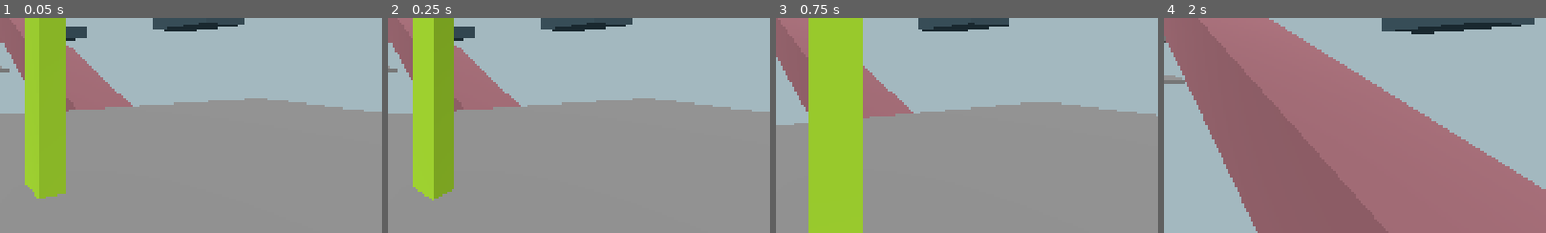
Above: before the commit, frames 1-4 (left to right).
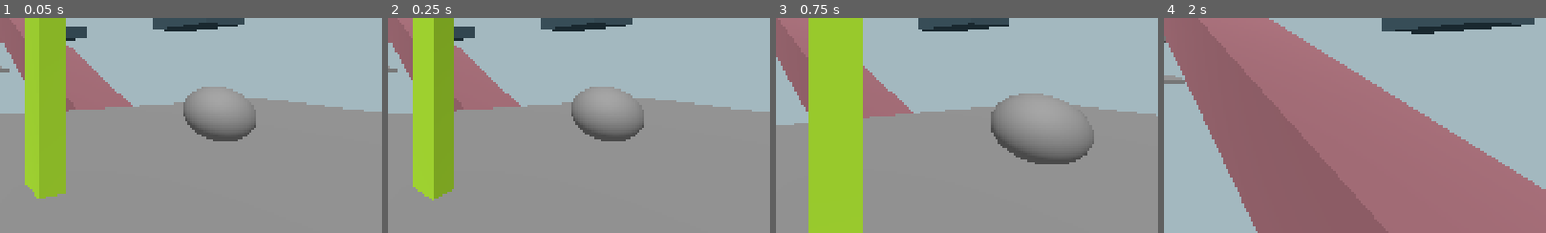
Above: after the commit, the same moments.

Repository: danitheturtle/godly-pets-delivery-service
Game: Godot game, scene res://main.tscn
Two runs of this game, one before a commit and one after it. Both use one fixed random seed, a clock stepped at 60 frames per second and the inputs below.
Inputs (mouse positions are % of the whole screen's width and height, from its top left):
- Up to frame 1 (0.05 s): no input
- Up to frame 2 (0.25 s): no input
- Up to frame 3 (0.75 s): tap Enter at 0.5 s; move the mouse to (55, 50) at 0.52 s; hold W (forward) from 0.53 s (still down); tap F (interact, bound only before the commit) at 0.6 s
- Up to frame 4 (2 s): keep holding W (forward); tap Space (jump) at 0.77, 1.52 s; move the mouse to (45, 50) at 1.27 s; click (45, 50) at 1.35 s; tap F (interact, bound only before the commit) at 1.55 s
The pictures show only the part of the screen within x 50-100%, y 40-90%; the shares and areas given below are measured in that part.

The runs differ from the first frame. In frame 1, 2.1% of the frame differs, in the area x 48-67%, y 32-58%; in frame 2, 2.1%; in frame 3, 2.8%, in the area x 56-84%, y 35-68%; in frame 4, nothing differs.

Commit message:
started working on pet script

Diff:
--- a/godot/game_objects/checkpoint/checkpoint.gd
+++ b/godot/game_objects/checkpoint/checkpoint.gd
@@ -10,7 +10,7 @@
 var canActivate = false
 
 func _ready() -> void:
-    SignalBus.player_interacted.connect(on_player_interacted)
+    #SignalBus.player_interacted.connect(on_player_interacted)
     body_entered.connect(on_entered_activation_area)
     body_exited.connect(on_exited_activation_area)
     if isFirstInScene:
@@ -31,9 +31,9 @@
         resetable.reset(false)
     State.player.global_transform.origin = global_transform.origin
 
-func on_player_interacted() -> void:
-    if (canActivate && State.lastCheckpoint != self):
-        activate_checkpoint()
+#func on_player_interacted() -> void:
+    #if (canActivate && State.lastCheckpoint != self):
+        #activate_checkpoint()
 
 func on_entered_activation_area(node: Node) -> void:
     if node is Player:
--- /dev/null
+++ b/godot/game_objects/pet/pet.gd
@@ -0,0 +1,46 @@
+extends CharacterBody3D
+class_name Pet
+
+@export var PET_INERTIA: float = 1.0
+@export var FOLLOW_DISTANCE: float = 2.0
+@export var VELOCITY_EXTRA_DAMP: float = 2.0
+@export var EXTRA_DAMP_ABOVE_SPEED_SQ: float = 3.0
+var SQUARED_FOLLOW_DISTANCE = FOLLOW_DISTANCE * FOLLOW_DISTANCE
+var GRAVITY = ProjectSettings.get_setting("physics/3d/default_gravity")
+var GRAVITY_VECTOR = ProjectSettings.get_setting("physics/3d/default_gravity_vector")
+var LINEAR_DAMP = ProjectSettings.get_setting("physics/3d/default_linear_damp")
+
+@onready var navAgent: NavigationAgent3D = $NavigationAgent3D
+
+var followingPlayer: bool = false
+
+func _ready() -> void:
+    State.pet = self
+
+func _physics_process(_delta: float) -> void:
+    var vectorToPlayer = global_position - State.player.global_position
+    # if distance to player is less than follow distance, do nothing
+    if vectorToPlayer.length_squared() > SQUARED_FOLLOW_DISTANCE:
+        pass
+        # TODO
+
+    # apply gravity
+    velocity += GRAVITY*_delta * GRAVITY_VECTOR
+    # apply gamefeel-scaled linear damping on xz plane
+    var dampingVector = -Vector3(velocity.x, 0.0, velocity.z) * VELOCITY_EXTRA_DAMP
+    # lessen damping effect above speed, but also give it a floor of 1.0
+    if velocity.length_squared() < EXTRA_DAMP_ABOVE_SPEED_SQ:
+        dampingVector = dampingVector.normalized()
+    velocity += dampingVector * LINEAR_DAMP * _delta
+    move_and_slide()
+
+func _unhandled_input(event: InputEvent) -> void:
+    var eventHandled: bool = false
+    if (event.is_action_released("pet_action")):
+        on_pet_action()
+        eventHandled = true
+    if (eventHandled):
+        get_tree().root.set_input_as_handled()
+
+func on_pet_action() -> void:
+    followingPlayer = !followingPlayer
--- a/godot/game_objects/player/player.gd
+++ b/godot/game_objects/player/player.gd
@@ -1,12 +1,14 @@
 extends CharacterBody3D
 class_name Player
 
-@export var PLAYER_SPEED = 8
+@export var PLAYER_SPEED = 8.0
 @export var CAMERA_ANGULAR_VELOCITY = 0.1
-@export var GRAVITY = -30
 @export var STRONGER_DOWNWARD_GRAVITY_THRESHOLD = 3.0
 @export var STRONGER_GRAVITY_MULTIPLIER = 1.75
-@export var JUMP_IMPULSE = 12
+@export var JUMP_IMPULSE = 12.0
+@export var PUSH_FORCE = 10.0
+var GRAVITY = ProjectSettings.get_setting("physics/3d/default_gravity")
+var GRAVITY_VECTOR = ProjectSettings.get_setting("physics/3d/default_gravity_vector")
 
 # child nodes
 @onready var camera = $PlayerCamera
@@ -38,10 +40,21 @@
         jumping = false
     #apply gravity acceleration. apply more strongly if falling
     if (velocity.y >= STRONGER_DOWNWARD_GRAVITY_THRESHOLD):
-        velocity += Vector3(0,GRAVITY*_delta,0)
+        velocity += GRAVITY*_delta * GRAVITY_VECTOR
     else:
-        velocity += Vector3(0,GRAVITY*STRONGER_GRAVITY_MULTIPLIER*_delta,0)
+        velocity += GRAVITY*STRONGER_GRAVITY_MULTIPLIER*_delta * GRAVITY_VECTOR
+    shove_pet_if_colliding(_delta)
     move_and_slide()
+
+func shove_pet_if_colliding(_delta: float) -> void:
+    for i in get_slide_collision_count():
+        var collision := get_slide_collision(i)
+        var otherCollider = collision.get_collider()
+        if otherCollider is Pet:
+            var pushDir: Vector3 = -collision.get_normal()
+            pushDir.y = 0.0
+            var pushForce = PUSH_FORCE / otherCollider.PET_INERTIA
+            otherCollider.velocity += pushDir * pushForce * _delta
 
 func _unhandled_input(event: InputEvent) -> void:
     if event is InputEventMouseMotion:
@@ -64,9 +77,6 @@
             eventHandled = true
     elif (event.is_action_released("reset")):
         SignalBus.reset_to_checkpoint.emit()
-        eventHandled = true
-    elif (event.is_action_released("interact")):
-        SignalBus.player_interacted.emit()
         eventHandled = true
     elif (event.is_action_pressed("forward")):
         moveDir = Vector2(moveDir.x, -1)
--- a/godot/project.godot
+++ b/godot/project.godot
@@ -87,7 +87,7 @@
 "events": [Object(InputEventKey,"resource_local_to_scene":false,"resource_name":"","device":-1,"window_id":0,"alt_press …(191 unchanged characters)…
 ]
 }
-interact={
+pet_action={
 "deadzone": 0.2,
 "events": [Object(InputEventKey,"resource_local_to_scene":false,"resource_name":"","device":-1,"window_id":0,"alt_press …(192 unchanged characters)…
 ]
@@ -171,8 +171,8 @@
 
 [physics]
 
-3d/default_gravity=9.799999999999995
-3d/default_gravity_vector=Vector3(0, 0, 1)
+3d/default_gravity=30.0
+3d/default_linear_damp=2.0
 
 [rendering]
 
--- a/godot/scripts/globals/signal_bus.gd
+++ b/godot/scripts/globals/signal_bus.gd
@@ -4,8 +4,6 @@
 @warning_ignore("unused_signal") signal game_unpaused
 @warning_ignore("unused_signal") signal game_exited
 
-@warning_ignore("unused_signal") signal player_interacted
-
 @warning_ignore("unused_signal") signal checkpoint_activated
 @warning_ignore("unused_signal") signal reset_to_checkpoint
 @warning_ignore("unused_signal") signal level_restarted
--- a/godot/scripts/globals/state.gd
+++ b/godot/scripts/globals/state.gd
@@ -9,6 +9,7 @@
 
 # variable state
 var player: Player = null
+var pet: Pet = null
 var world: World = null
 var level: Level = null
 var lastCheckpoint: Checkpoint = null
--- a/godot/worlds/world_1.tscn
+++ b/godot/worlds/world_1.tscn
@@ -2,6 +2,7 @@
 
 [ext_resource type="PackedScene" uid="uid://cv8kat48ol8pp" path="res://worlds/base_world.tscn" id="1_nlsqv"]
 [ext_resource type="PackedScene" uid="uid://b7ncvtwv1mvuy" path="res://game_objects/stairs/stairs.tscn" id="2_38vaf"]
+[ext_resource type="Script" uid="uid://dj8cpqujuok15" path="res://game_objects/pet/pet.gd" id="2_wkq5h"]
 [ext_resource type="PackedScene" uid="uid://ch2wrgrciwb6i" path="res://game_objects/checkpoint/sub_checkpoint.tscn" id="4_baolv"]
 [ext_resource type="PackedScene" uid="uid://ck2nk1xw7ihca" path="res://game_objects/platform/square_platform.tscn" id="4_fwsfs"]
 [ext_resource type="Script" uid="uid://bn4n5sbcei8x4" path="res://scripts/level.gd" id="5_0p53a"]
@@ -16,6 +17,13 @@
 agent_height = 3.0
 agent_radius = 0.75
 
+[sub_resource type="SphereShape3D" id="SphereShape3D_0p53a"]
+radius = 0.75
+
+[sub_resource type="SphereMesh" id="SphereMesh_wkq5h"]
+radius = 0.75
+height = 1.5
+
 [sub_resource type="BoxShape3D" id="BoxShape3D_fwsfs"]
 size = Vector3(21, 1, 11)
 
@@ -54,6 +62,24 @@
 [node name="NavigationRegion3D" type="NavigationRegion3D" parent="." index="3" unique_id=912847266]
 navigation_mesh = SubResource("NavigationMesh_0p53a")
 
+[node name="Pet" type="CharacterBody3D" parent="." index="4" unique_id=2031002915]
+transform = Transform3D(1, 0, 0, 0, 1, 0, 0, 0, 1, 0, -9.75, 28.777725)
+floor_constant_speed = true
+floor_snap_length = 1.0
+platform_on_leave = 2
+script = ExtResource("2_wkq5h")
+
+[node name="NavigationAgent3D" type="NavigationAgent3D" parent="Pet" index="0" unique_id=740444057]
+debug_enabled = true
+
+[node name="CollisionShape3D" type="CollisionShape3D" parent="Pet" index="1" unique_id=1596491570]
+transform = Transform3D(1, 0, 0, 0, 1, 0, 0, 0, 1, 0, 0.75, 0)
+shape = SubResource("SphereShape3D_0p53a")
+
+[node name="MeshInstance3D" type="MeshInstance3D" parent="Pet" index="2" unique_id=69419052]
+transform = Transform3D(1, 0, 0, 0, 1, 0, 0, 0, 1, 0, 0.75, 0)
+mesh = SubResource("SphereMesh_wkq5h")
+
 [node name="Checkpoint" parent="Level1/Sub1" parent_id_path=PackedInt32Array(1133198089) index="0" unique_id=24656330]
 transform = Transform3D(1, 0, 0, 0, 1, 0, 0, 0, 1, -5.70969, -9.727724, 29.761488)
 
@@ -117,7 +143,7 @@
 transform = Transform3D(1, 0, 0, 0, 1, 0, 0, 0, 1, 0, 0.014362812, 0)
 mesh = SubResource("BoxMesh_05ppg")
 
-[node name="Level2" type="Node3D" parent="." index="5" unique_id=976266159]
+[node name="Level2" type="Node3D" parent="." index="6" unique_id=976266159]
 transform = Transform3D(1, 0, 0, 0, 1, 0, 0, 0, 1, 29.25, 11.25, 58.5)
 script = ExtResource("5_0p53a")
 levelNumber = 2
Not shown, added: godot/game_objects/pet/pet.gd.uid
